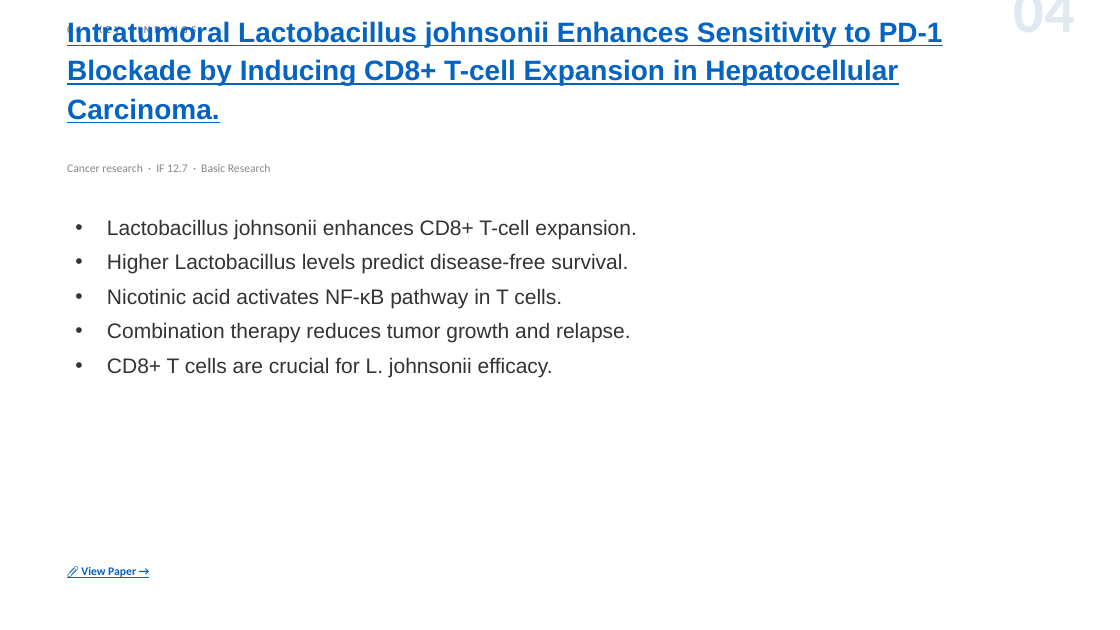
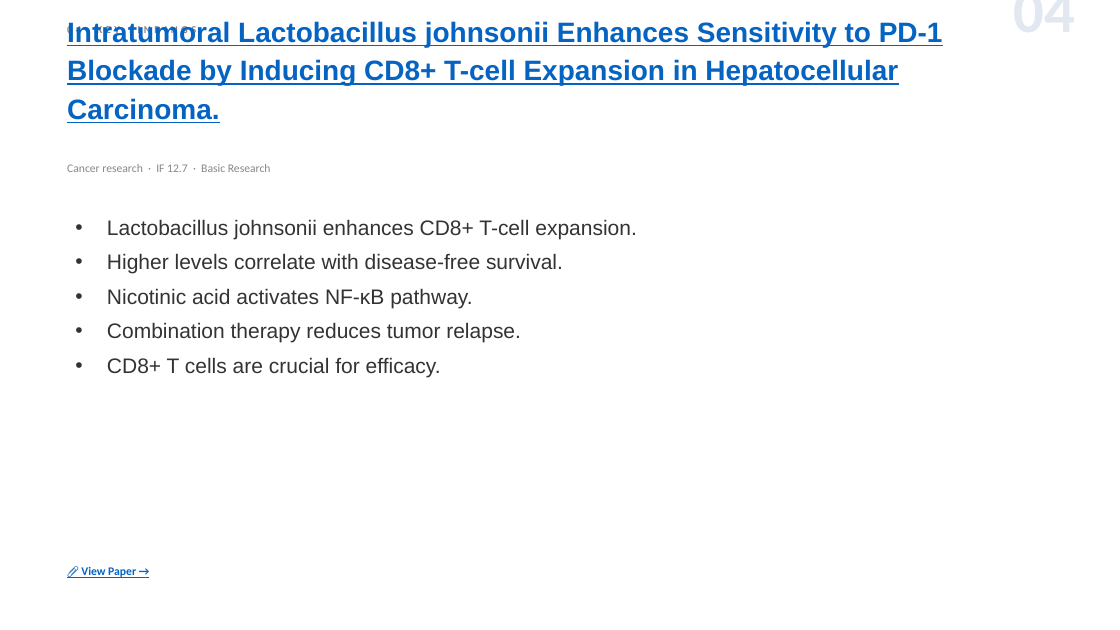
Before and after one commit to jejenhu-maker/hcc-weekly-digest, a slide deck: slide 6 of docs/digest-en.pptx. Drawn at 1120x630 pixels with LibreOffice and Linux fonts; fonts in the diff are those of the drawing. Boxes give left, top, right and bottom in pixels: in the first picture for what was removed or moved away, otherwise in the second. Text is boxed around its words. In the diff, an @@ line names an element or a change of style, - is before the commit and + after.

```diff
--- a/docs/digest-en.pptx
+++ b/docs/digest-en.pptx
@@ text at (x1=107, y1=253, x2=563, y2=377): text changed @@
-• Higher Lactobacillus levels predict disease-free survival.
-• Nicotinic acid activates NF-κB pathway in T cells.
-• Combination therapy reduces tumor growth and relapse.
-• CD8+ T cells are crucial for L. johnsonii efficacy.
+• Higher levels correlate with disease-free survival.
+• Nicotinic acid activates NF-κB pathway.
+• Combination therapy reduces tumor relapse.
+• CD8+ T cells are crucial for efficacy.
```
Also in this commit, not shown: 10 other slides changed, 1 slide added, 4 other files.
